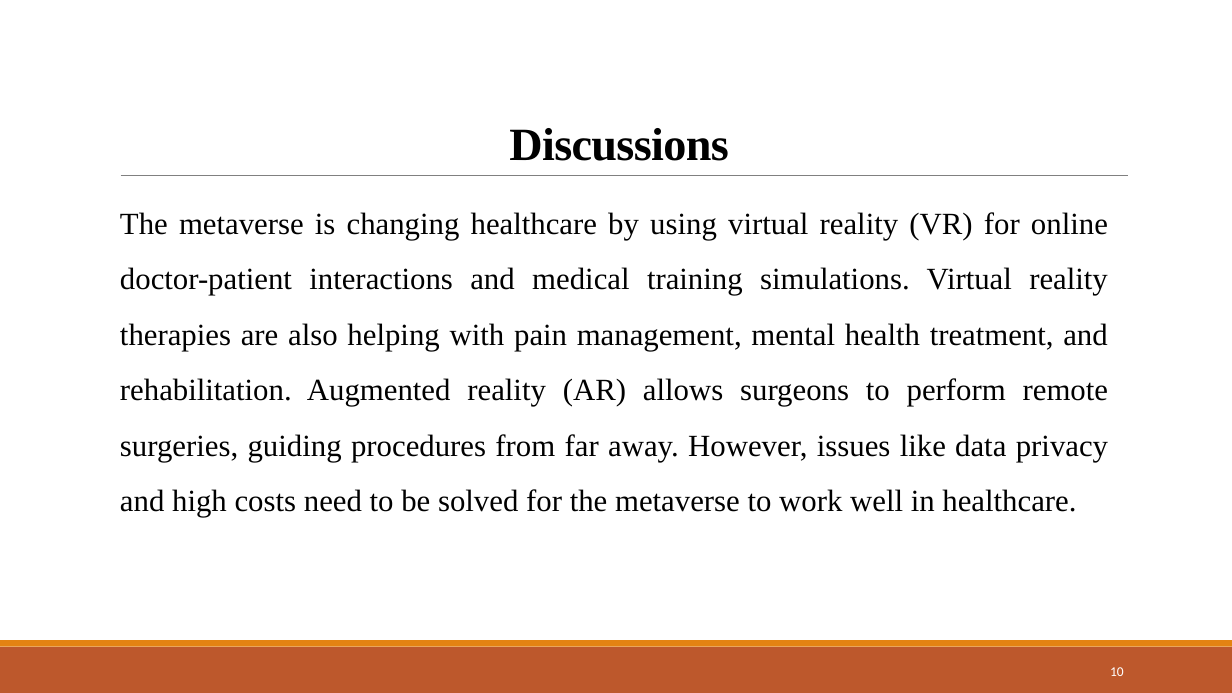
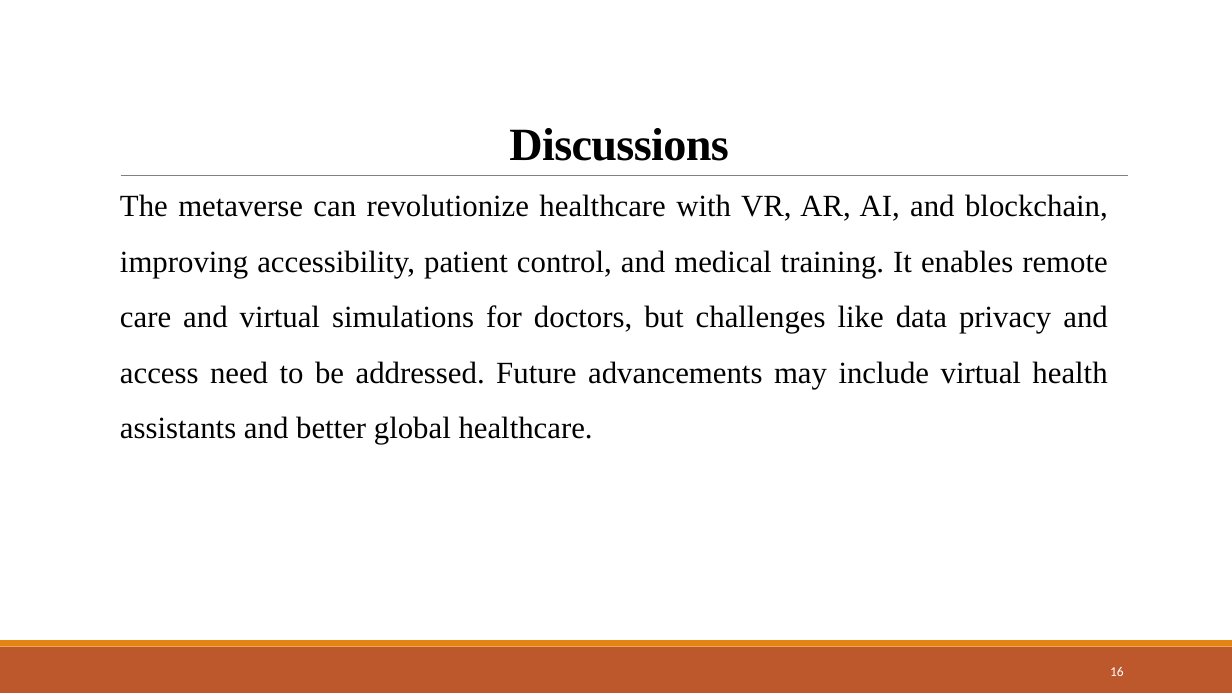
Before and after one commit to Devjethva1111/Metaverse-in-Healthcare, a slide deck: slide 16 of Seminar PPT/23MDS003 - Seminar.pptx (slide 10 before the commit). Drawn at 1232x693 pixels with LibreOffice and Linux fonts; fonts in the diff are those of the drawing. Boxes give left, top, right and bottom in pixels: in the first picture for what was removed or moved away, otherwise in the second. Text is boxed around its words. In the diff, an @@ line names an element or a change of style, - is before the commit and + after.

```diff
--- a/Seminar PPT/23MDS003 - Seminar.pptx
+++ b/Seminar PPT/23MDS003 - Seminar.pptx
@@ text at (120, 194, 1108, 444): text changed @@
-The metaverse is changing healthcare by using virtual reality (VR) for online doctor-patient interactions and medical training simulations. Virtual reality therapies are also helping with pain management, mental health treatment, and rehabilitation. Augmented reality (AR) allows surgeons to perform remote surgeries, guiding procedures from far away. However, issues like data privacy and high costs need to be solved for the metaverse to work well in healthcare.
+The metaverse can revolutionize healthcare with VR, AR, AI, and blockchain, improving accessibility, patient control, and medical training. It enables remote care and virtual simulations for doctors, but challenges like data privacy and access need to be addressed. Future advancements may include virtual health assistants and better global healthcare.
@@ page number at (1110, 667, 1124, 676): text changed @@
-10
+16
```
Also in this commit, not shown: 12 other slides changed, 6 slides added, 3 other files.
